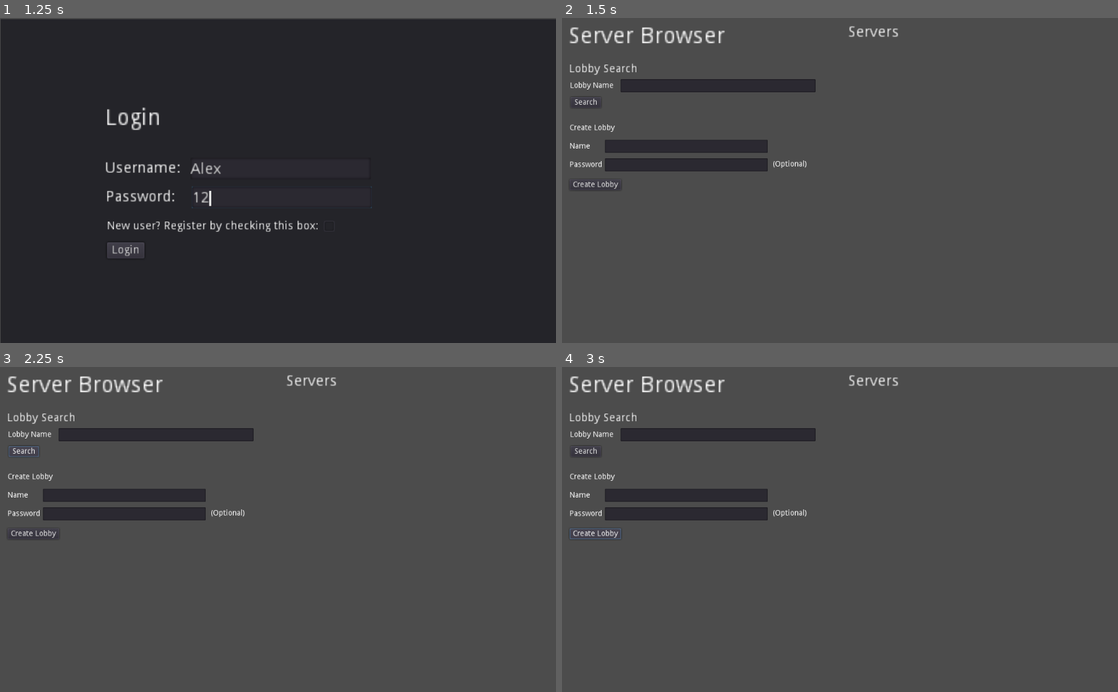
Above: before the commit, frames 1-4 (two rows, left to right).
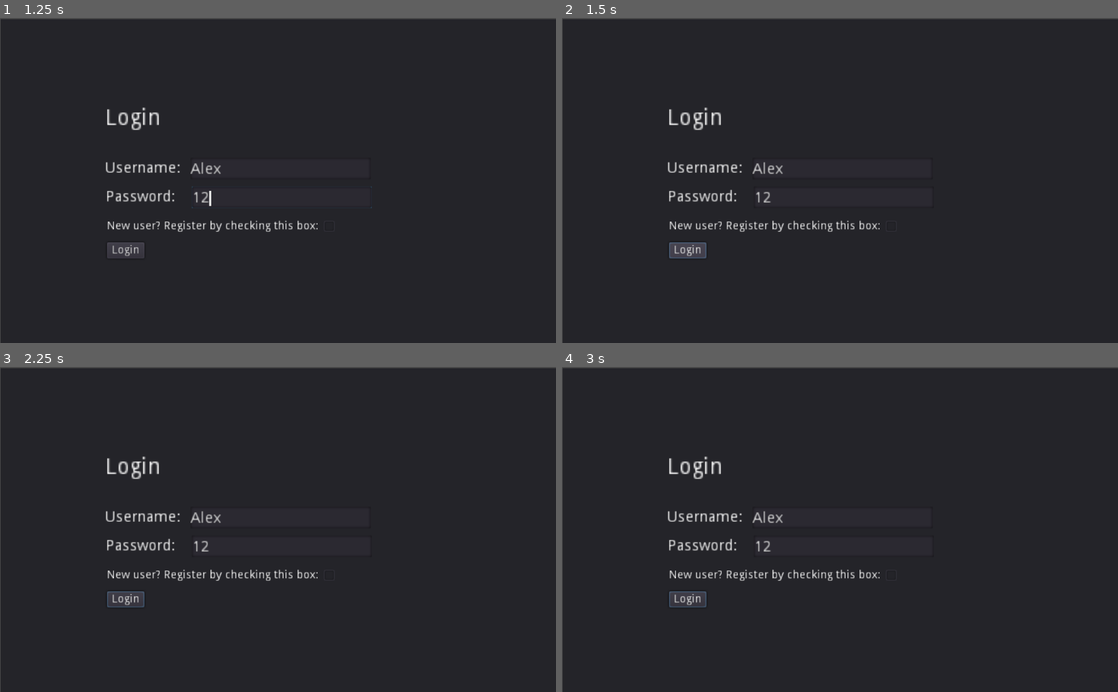
Above: after the commit, the same moments.

Repository: warez80/MultiplayerChess
Game: Godot game, scene res://Login.tscn
Two runs of this game, one before a commit and one after it. Both use one fixed random seed, a clock stepped at 60 frames per second and the inputs below.
Inputs (mouse positions are in pixels of both pictures, inside the frame that each line leads up to):
- Up to frame 1 (1.25 s): click (278, 167) at 0.52 s; type "Alex" at 0.6 s; click (283, 196) at 0.75 s; type "12" at 0.83 s
- Up to frame 2 (1.5 s): click "Login" at 1.25 s
- Up to frame 3 (2.25 s): click (22, 451) at 2 s, where only the run before the commit has a clickable "Search"
- Up to frame 4 (3 s): click (595, 532) at 2.75 s, where only the run before the commit has a clickable "Create Lobby"

Frame 1 is identical in both runs. In frame 2, 95% of the frame differs, in the area x 0-100%, y 0-100%; in frame 3, 95%; in frame 4, 95%.
Error before the commit: Invalid get index '0' (on base: 'Nil'). (res://LobbySearch.gd:29)
Error after the commit: Invalid get index '0' (on base: 'Nil'). (res://Login.gd:30)

Commit message:
Added auth token passing and login attemp lockout

Diff:
--- a/LobbySearch.gd
+++ b/LobbySearch.gd
@@ -5,7 +5,6 @@
 onready var createLobbyName = get_node("VBoxContainer/GridContainer/Input_Create_LobbyName")
 onready var createLobbyPassword = get_node("VBoxContainer/GridContainer/Input_Create_LobbyPassword")
 
-var token = "512F6954-6E14-4DAF-8816-99F3FAE46C46"
 var userIP = "localhost"
 
 # class member variables go here, for example:
@@ -68,13 +67,13 @@
 
 # User pressed search button
 func _on_Search_pressed():
-	var QUERY = "a=lobby_search&t="+token+"&n="+lobbyName.get_text()
+	var QUERY = "a=lobby_search&t="+global.auth_token+"&n="+lobbyName.get_text()
 	var HEADERS = ["Content-Type: application/x-www-form-urlencoded", "Content-Length: " + str(QUERY.length())]
 	$HTTPRequest.request("http://www.chrisnastovski.com/COP4331/api.php", HEADERS, true, HTTPClient.METHOD_POST, QUERY)
 
 # User creates lobby
 func _on_LobbyCreate_pressed():
-	var QUERY = "a=create_lobby&t="+token+"&n="+createLobbyName.get_text()+"&p="+createLobbyPassword.get_text()+"&i="+userIP
+	var QUERY = "a=create_lobby&t="+global.auth_token+"&n="+createLobbyName.get_text()+"&p="+createLobbyPassword.get_text()+"&i="+userIP
 	print(QUERY)
 	var HEADERS = ["Content-Type: application/x-www-form-urlencoded", "Content-Length: " + str(QUERY.length())]
 	$HTTPRequest.request("http://www.chrisnastovski.com/COP4331/api.php", HEADERS, true, HTTPClient.METHOD_POST, QUERY)
--- a/Login.gd
+++ b/Login.gd
@@ -3,6 +3,10 @@
 onready var username = get_node("Panel/username/username_input")
 onready var password = get_node("Panel/password/password_input")
 onready var register = get_node("Panel/register_user/register_box")
+onready var error = get_node("error_text")
+onready var login = get_node("Panel/login/login_button")
+
+var errorCount = 0
 
 # class member variables go here, for example:
 # var a = 2
@@ -11,29 +15,40 @@
 func _ready():
 	# Called every time the node is added to the scene.
 	# Initialization here
+	error.set_text("")
 	pass
-
-#func _process(delta):
-#	# Called every frame. Delta is time since last frame.
-#	# Update game logic here.
-#	pass
-
 
 func _on_HTTPRequest_request_completed( result, response_code, headers, body ):
 	var json = JSON.parse(body.get_string_from_utf8())
 	print(json.result)
 
-	if json.result[0].status == 'Fail':
+	if errorCount > 4:
+		login.disabled = true
+		error.set_text("Too many incorrect login attempts. Please try again in 5 minutes")
 		return
 
-	if json.result[0].action == 'login':
+	if json.result[0].status == 'Fail':
+		error.set_text("Error: " + json.result[0].reason)
+		errorCount += 1;
 		return
 
+	# Login sucess, go to server browser
+	if json.result[0].action == 'login':
+		global.auth_token = json.result[0].auth_token
+		get_tree().change_scene("res://LobbySearch.tscn")
+		return
+
+	# If registration is success, log user in
 	if json.result[0].action == 'register':
-		# GOTO New Lobby
+		register.pressed = false
+		_on_LoginButton_pressed()
 		return
 
 func _on_LoginButton_pressed():
+	if username.get_text().length() < 1 or password.get_text().length() < 1:
+		error.set_text("Error: Missing Username or Password")
+		return
+
 	var QUERY = "a=login&u="+username.get_text()+"&p="+password.get_text()+"&i=localhost"
 
 	if register.is_pressed():
@@ -41,4 +56,3 @@
 
 	var HEADERS = ["Content-Type: application/x-www-form-urlencoded", "Content-Length: " + str(QUERY.length())]
 	$HTTPRequest.request("http://www.chrisnastovski.com/COP4331/api.php", HEADERS, true, HTTPClient.METHOD_POST, QUERY)
-	get_tree().change_scene("res://LobbySearch.tscn")
--- a/Login.tscn
+++ b/Login.tscn
@@ -2,7 +2,7 @@
 
 [ext_resource path="res://Login.gd" type="Script" id=1]
 
-[node name="Main" type="Node"]
+[node name="Main" type="Node" index="0"]
 
 script = ExtResource( 1 )
 
@@ -47,7 +47,7 @@
 max_lines_visible = -1
 _sections_unfolded = [ "Rect" ]
 
-[node name="Button" type="Button" parent="Panel/login" index="0"]
+[node name="login_button" type="Button" parent="Panel/login" index="0"]
 
 anchor_left = 0.0
 anchor_top = 0.0
@@ -244,8 +244,31 @@
 body_size_limit = -1
 max_redirects = 8
 
-[connection signal="pressed" from="Panel/login/Button" to="." method="_on_LoginButton_pressed"]
-
-[connection signal="pressed" from="Panel/login/Button" to="." method="_on_Button_pressed"]
+[node name="error_text" type="Label" parent="." index="2"]
+
+anchor_left = 0.0
+anchor_top = 0.0
+anchor_right = 0.0
+anchor_bottom = 0.0
+margin_left = 199.0
+margin_top = 481.0
+margin_right = 769.0
+margin_bottom = 536.0
+rect_pivot_offset = Vector2( 0, 0 )
+rect_clip_content = false
+mouse_filter = 2
+mouse_default_cursor_shape = 0
+size_flags_horizontal = 1
+size_flags_vertical = 4
+custom_colors/font_color = Color( 1, 0, 0, 1 )
+text = "This is the error text label"
+percent_visible = 1.0
+lines_skipped = 0
+max_lines_visible = -1
+_sections_unfolded = [ "custom_colors" ]
+
+[connection signal="pressed" from="Panel/login/login_button" to="." method="_on_Button_pressed"]
+
+[connection signal="pressed" from="Panel/login/login_button" to="." method="_on_LoginButton_pressed"]
 
 [connection signal="request_completed" from="HTTPRequest" to="." method="_on_HTTPRequest_request_completed"]
--- /dev/null
+++ b/global.gd
@@ -0,0 +1,17 @@
+extends Node
+
+var auth_token = ""
+
+# class member variables go here, for example:
+# var a = 2
+# var b = "textvar"
+
+func _ready():
+	# Called every time the node is added to the scene.
+	# Initialization here
+	pass
+
+#func _process(delta):
+#	# Called every frame. Delta is time since last frame.
+#	# Update game logic here.
+#	pass
--- a/project.godot
+++ b/project.godot
@@ -14,6 +14,10 @@
 run/main_scene="res://Login.tscn"
 config/icon="res://icon.png"
 
+[autoload]
+
+global="*res://global.gd"
+
 [rendering]
 
 environment/default_environment="res://default_env.tres"
